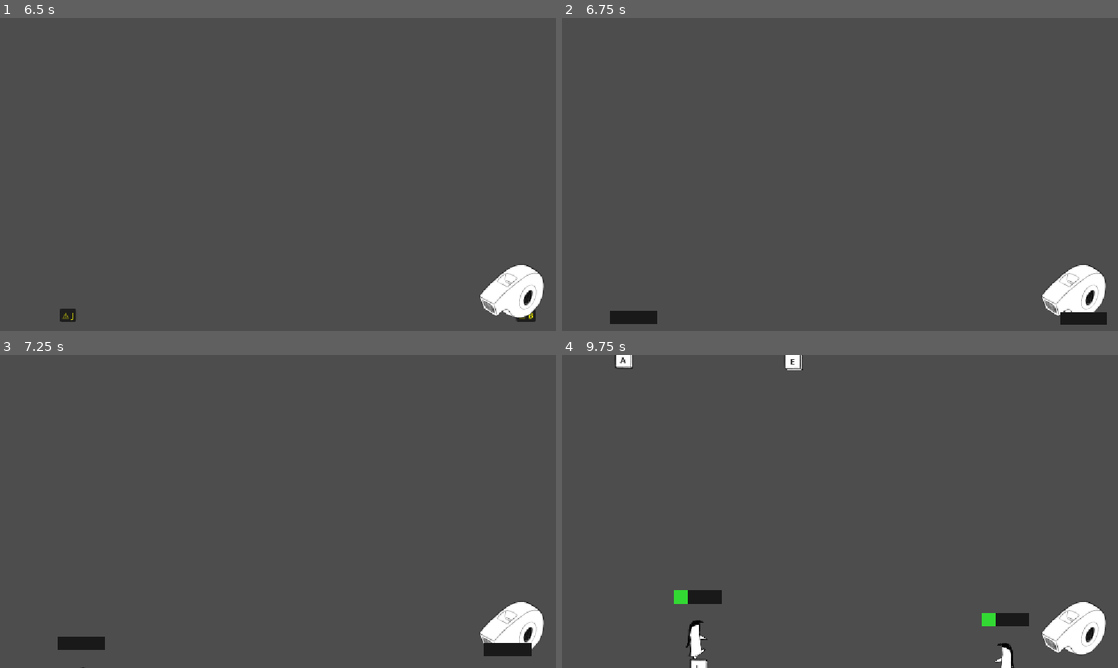
Above: before the commit, frames 1-4 (two rows, left to right).
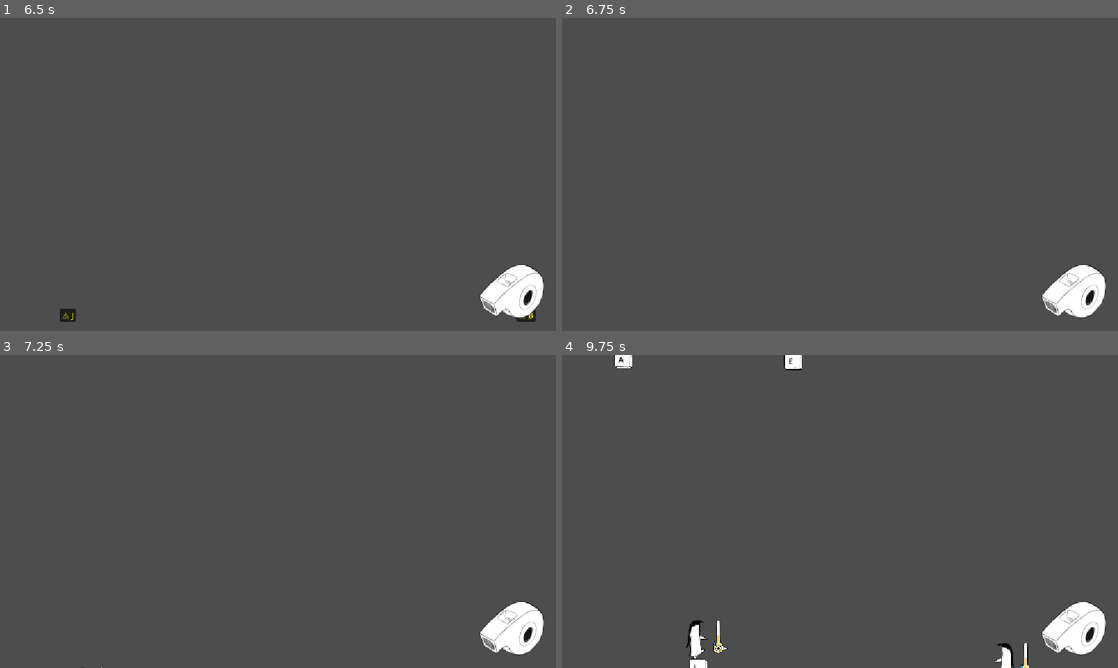
Above: after the commit, the same moments.

Repository: BananaVanGames/MiniJameGam52
Game: Godot game, scene res://ui/main_menu/main_menu.tscn
Two runs of this game, one before a commit and one after it. Both use one fixed random seed, a clock stepped at 60 frames per second and the inputs below.
Inputs (mouse positions are in pixels of both pictures, inside the frame that each line leads up to):
- Up to frame 1 (6.5 s): click "Start" at 0.5 s; click "Start" at 1.25 s; click "Scoreboard" at 2 s; tap Enter at 2.75, 5 s; move the mouse to (400, 158) at 2.77 s; tap F at 2.85, 4.35, 5.85 s; move the mouse to (166, 190) at 3.52 s; tap E at 3.6, 5.1 s; tap Space at 4.25, 5.75 s; move the mouse to (333, 105) at 4.27 s; move the mouse to (250, 237) at 5.02 s; move the mouse to (444, 221) at 5.77 s
- Up to frame 2 (6.75 s): tap Enter at 6.5 s; move the mouse to (673, 127) at 6.52 s; tap E at 6.6 s
- Up to frame 3 (7.25 s): no input
- Up to frame 4 (9.75 s): move the mouse to (867, 511) at 7.27 s; tap F at 7.35, 8.85 s; move the mouse to (756, 433) at 8.02 s; tap E at 8.1, 9.6 s; move the mouse to (962, 495) at 8.77 s; move the mouse to (728, 527) at 9.52 s

Frame 1 is identical in both runs. In frame 2, 0.7% of the frame differs, in the area x 8-98%, y 93-98%; in frame 3, 0.7%; in frame 4, 1.1%, in the area x 9-85%, y 0-100%.

Commit message:
cambio tecla y termometro con sprite

Diff:
--- a/game/penguin/penguin.gd
+++ b/game/penguin/penguin.gd
@@ -1,4 +1,8 @@
 extends CharacterBody2D
+
+const COLOR_DANGER = Color("ff0000")
+const COLOR_COLD = Color("00aeff")
+const COLOR_MEDIUM = Color("ffd264")
 
 @export var max_temperature: int = 10
 @export var move_speed: float = 60.0
@@ -6,6 +10,11 @@
 
 var temperature: int = 0
 var letter: String = ""
+
+var tex_tecla = load("res://game/penguin/art/tecla.png")
+var tex_tecla_press = load("res://game/penguin/art/tecla-presionada.png")
+var termometro_medium = load("res://game/penguin/art/termometer_medium.png")
+var termometro_cold = load("res://game/penguin/art/termometer_cold.png")
 
 var _move_dir: Vector2 = Vector2.ZERO
 var _screen_rect: Rect2
@@ -17,10 +26,10 @@
 @onready var letter_label: Label = $LetterLabel
 @onready var temp_bar: ProgressBar = $TempBar
 @onready var animated_sprite_2d: AnimatedSprite2D = $AnimatedSprite2D
-@onready var tecla: TextureRect = $Tecla
-@onready var tecla_presionada: TextureRect = $"Tecla-presionada"
+@onready var tecla: Sprite2D = $Tecla
 @onready var tecla_sonido: AudioStreamPlayer = $"Tecla-sonido"
-
+@onready var termometer: Sprite2D = $Termometer
+@onready var termometer_red: AnimatedSprite2D = $TermometerRed
 
 
 func _ready() -> void:
@@ -67,12 +76,10 @@
 func _input(event: InputEvent) -> void:
 	if event is InputEventKey and event.pressed and not event.echo:
 		if OS.get_keycode_string(event.keycode).to_upper() == letter:
-			tecla.visible  = false
-			tecla_presionada.visible = true
+			tecla.texture = tex_tecla_press
 			tecla_sonido.play()
 			await get_tree().create_timer(0.12).timeout
-			tecla.visible  = true
-			tecla_presionada.visible = false
+			tecla.texture = tex_tecla
 			cool_down(1)
 
 
@@ -132,23 +139,46 @@
 		_move_dir = Vector2(cos(angle), sin(angle))
 
 
+func _set_danger_state(fill: StyleBoxFlat) -> void:
+	fill.bg_color = COLOR_DANGER
+
+	termometer.visible = false
+	termometer_red.visible = true
+
+	if not termometer_red.is_playing():
+		termometer_red.play()
+
+
+func _set_medium_state(fill: StyleBoxFlat) -> void:
+	fill.bg_color = COLOR_MEDIUM
+
+	termometer.visible = true
+	termometer_red.visible = false
+	termometer.texture = termometro_medium
+
+
+func _set_cold_state(fill: StyleBoxFlat) -> void:
+	fill.bg_color = COLOR_COLD
+
+	termometer.visible = true
+	termometer_red.visible = false
+	termometer.texture = termometro_cold
+
+
 func _refresh_bar() -> void:
 	temp_bar.value = temperature
 
-	var fill := StyleBoxFlat.new()
 	var danger_threshold := GameHandler.max_temperature - 3
+	var fill := temp_bar.get_theme_stylebox("fill").duplicate() as StyleBoxFlat
+
 	if temperature >= danger_threshold:
-		fill.bg_color = Color(1.0, 0.15, 0.1) # red   — danger
+		_set_danger_state(fill)
 	elif temperature <= GameHandler.min_whistle_temp:
-		fill.bg_color = Color(0.2, 0.5, 1.0) # blue  — too cold
+		_set_cold_state(fill)
 	else:
-		fill.bg_color = Color(0.2, 0.85, 0.2) # green — acceptable
-
-	var bg := StyleBoxFlat.new()
-	bg.bg_color = Color(0.1, 0.1, 0.1)
+		_set_medium_state(fill)
 
 	temp_bar.add_theme_stylebox_override("fill", fill)
-	temp_bar.add_theme_stylebox_override("background", bg)
 
 
 func _check_death() -> void:
--- a/game/penguin/penguin.tscn
+++ b/game/penguin/penguin.tscn
@@ -9,8 +9,12 @@
 [ext_resource type="Texture2D" uid="uid://ccci2hk4k2hgq" path="res://game/penguin/art/pinwino06.png" id="7_dubca"]
 [ext_resource type="Texture2D" uid="uid://b8rblaufcug0x" path="res://game/penguin/art/pinwino07.png" id="8_4ewhg"]
 [ext_resource type="Texture2D" uid="uid://ddisqb60btiix" path="res://game/penguin/art/tecla.png" id="9_vu7vq"]
-[ext_resource type="Texture2D" uid="uid://b8abxn0c5y6p" path="res://game/penguin/art/tecla-presionada.png" id="10_13136"]
 [ext_resource type="AudioStream" uid="uid://byniqk31t0pn6" path="res://game/penguin/sounds/tecla.mp3" id="11_13136"]
+[ext_resource type="Texture2D" uid="uid://codk6g7w7m4is" path="res://game/penguin/art/termometer_cold.png" id="11_iodxu"]
+[ext_resource type="Texture2D" uid="uid://c8gnquc4lylk1" path="res://game/penguin/art/termometer_hot_1 (1).png" id="12_r62jp"]
+[ext_resource type="Texture2D" uid="uid://btxu6dqtaqxqb" path="res://game/penguin/art/termometer_hot_1 (2).png" id="13_2ra44"]
+[ext_resource type="Texture2D" uid="uid://dlp04i7kra830" path="res://game/penguin/art/termometer_hot_1 (3).png" id="14_t2gtx"]
+[ext_resource type="Texture2D" uid="uid://bftma3h05xnqs" path="res://game/penguin/art/termometer_hot_1 (4).png" id="15_c0ad2"]
 
 [sub_resource type="SpriteFrames" id="SpriteFrames_r62jp"]
 animations = [{
@@ -150,6 +154,41 @@
 
 [sub_resource type="CapsuleShape2D" id="CapsuleShape2D_2ra44"]
 
+[sub_resource type="SpriteFrames" id="SpriteFrames_nvwco"]
+animations = [{
+"frames": [{
+"duration": 1.0,
+"texture": ExtResource("12_r62jp")
+}, {
+"duration": 1.0,
+"texture": ExtResource("12_r62jp")
+}, {
+"duration": 1.0,
+"texture": ExtResource("13_2ra44")
+}, {
+"duration": 1.0,
+"texture": ExtResource("13_2ra44")
+}, {
+"duration": 1.0,
+"texture": ExtResource("14_t2gtx")
+}, {
+"duration": 1.0,
+"texture": ExtResource("14_t2gtx")
+}, {
+"duration": 1.0,
+"texture": ExtResource("15_c0ad2")
+}, {
+"duration": 1.0,
+"texture": ExtResource("15_c0ad2")
+}],
+"loop": true,
+"name": &"default",
+"speed": 24.0
+}]
+
+[sub_resource type="StyleBoxFlat" id="StyleBoxFlat_r62jp"]
+bg_color = Color(1, 1, 1, 1)
+
 [node name="Penguin" type="CharacterBody2D" groups=["penguins"]]
 script = ExtResource("1_wmdo7")
 
@@ -175,34 +214,39 @@
 
 [node name="AudioStreamPlayer" type="AudioStreamPlayer" parent="."]
 
-[node name="Tecla" type="TextureRect" parent="."]
-offset_left = -16.0
-offset_top = 46.0
-offset_right = 23.0
-offset_bottom = 83.0
+[node name="Tecla" type="Sprite2D" parent="."]
+position = Vector2(2.625, 64)
+scale = Vector2(0.19375, 0.17999998)
 texture = ExtResource("9_vu7vq")
 
-[node name="Tecla-presionada" type="TextureRect" parent="."]
-offset_left = -16.0
-offset_top = 46.0
-offset_right = 23.0
-offset_bottom = 83.0
-texture = ExtResource("10_13136")
-
 [node name="LetterLabel" type="Label" parent="."]
-offset_left = -3.0
-offset_top = 53.0
-offset_right = 14.0
-offset_bottom = 76.0
+offset_left = -7.0
+offset_top = 52.0
+offset_right = 12.0
+offset_bottom = 75.0
 theme_override_colors/font_color = Color(0, 0, 0, 1)
-
-[node name="TempBar" type="ProgressBar" parent="."]
-offset_left = -47.0
-offset_top = -95.0
-offset_right = 51.0
-offset_bottom = -68.0
-show_percentage = false
 
 [node name="Tecla-sonido" type="AudioStreamPlayer" parent="."]
 stream = ExtResource("11_13136")
 bus = &"SFX"
+
+[node name="Termometer" type="Sprite2D" parent="."]
+position = Vector2(44, 0)
+scale = Vector2(0.392, 0.369)
+texture = ExtResource("11_iodxu")
+
+[node name="TermometerRed" type="AnimatedSprite2D" parent="."]
+visible = false
+position = Vector2(44, 0)
+scale = Vector2(0.369, 0.369)
+sprite_frames = SubResource("SpriteFrames_nvwco")
+frame_progress = 0.04083217
+
+[node name="TempBar" type="ProgressBar" parent="."]
+offset_left = 42.0
+offset_top = -30.0
+offset_right = 46.0
+offset_bottom = 13.0
+theme_override_styles/background = SubResource("StyleBoxFlat_r62jp")
+fill_mode = 3
+show_percentage = false
Binary file changed: game/penguin/art/tecla-presionada.png
Binary file changed: game/penguin/art/tecla.png
Binary file added: game/penguin/art/termometer_cold.png
Not shown, added: game/penguin/art/termometer_cold.png.import
Binary file added: game/penguin/art/termometer_hot_1 (1).png
Not shown, added: game/penguin/art/termometer_hot_1 (1).png.import
Binary file added: game/penguin/art/termometer_hot_1 (2).png
Not shown, added: game/penguin/art/termometer_hot_1 (2).png.import
Binary file added: game/penguin/art/termometer_hot_1 (3).png
Not shown, added: game/penguin/art/termometer_hot_1 (3).png.import
Binary file added: game/penguin/art/termometer_hot_1 (4).png
Not shown, added: game/penguin/art/termometer_hot_1 (4).png.import
(and 3 more such lines)
